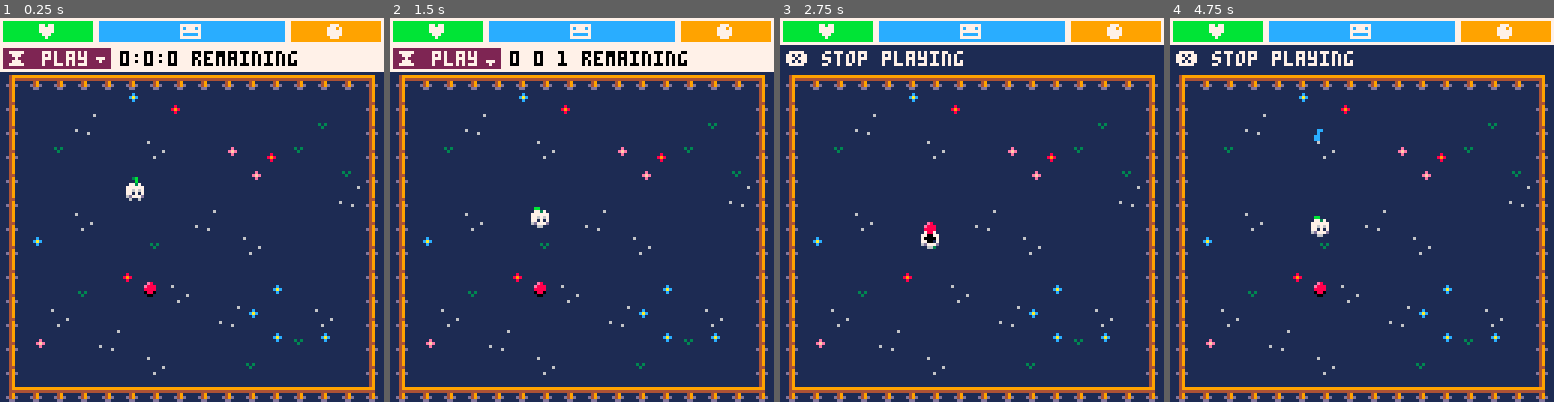
Above: before the commit, frames 1-4 (left to right).
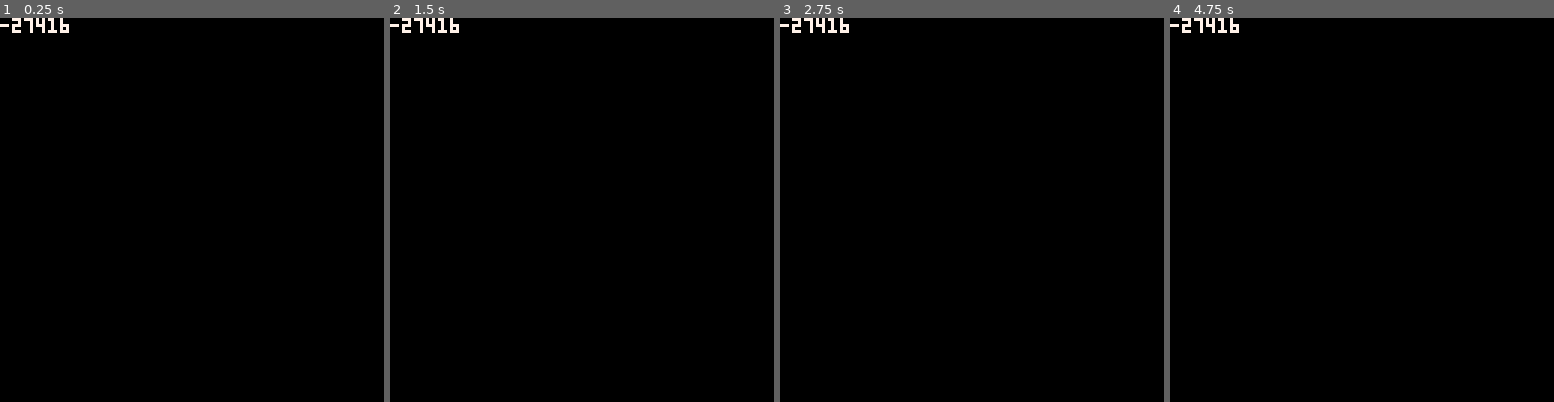
Above: after the commit, the same moments.

Repository: Skylarity/turnip-tot
Game: PICO-8 cartridge turnip-tot.p8
Two runs of this game, one before a commit and one after it. Both use one fixed random seed, a clock stepped at 60 frames per second and the inputs below.
Inputs:
- Up to frame 1 (0.25 s): no input
- Up to frame 2 (1.5 s): tap X (X key) at 0.33, 1.07 s; tap O (Z key) at 0.7 s
- Up to frame 3 (2.75 s): hold Right 1.6-2.1 s; tap O (Z key) at 1.7, 2.1, 2.5 s; tap X (X key) at 1.85 s; hold Up 2.15-2.42 s; hold Right from 2.47 s (still down)
- Up to frame 4 (4.75 s): tap O (Z key) every 0.4 s from 2.9 to 4.5 s; tap X (X key) at 2.97, 4.08 s; release Right at 3.03 s; hold Left 3.08-3.58 s; hold Down 3.63-3.97 s; hold Right 4.02-4.68 s; hold Up from 4.73 s (still down)

The runs differ from the first frame. In frame 1, 99% of the frame differs, in the area x 0-100%, y 0-100%; in frame 2, 99%; in frame 3, 100%; in frame 4, 100%.

Commit message:
Working more on time stuff

Diff:
--- a/turnip-tot.p8
+++ b/turnip-tot.p8
@@ -181,70 +181,24 @@
 	dset(save_second,tm.second)
 end
 
-function is_leap(y)
-	return y%4==0
-				and y%100==0
-				and y%400==0
-end
-
-function month_days(y,m)
-	local days
-
-	if m == 1 then
-		-- january
-		days = 31
-	elseif m == 2 then
-		-- february
-		if is_leap(y) then
-			-- leap year
-			days = 29
-		else
-			days = 28
-		end
-	elseif m == 3 then
-		-- march
-		days = 31
-	elseif m == 4 then
-		-- april
-		days = 30
-	elseif m == 5 then
-		-- may
-		days = 31
-	elseif m == 6 then
-		-- june
-		days = 30
-	elseif m == 7 then
-		-- july
-		days = 31
-	elseif m == 8 then
-		-- august
-		days = 31
-	elseif m == 9 then
-		-- september
-		days = 30
-	elseif m == 10 then
-		-- october
-		days = 31
-	elseif m == 11 then
-		-- november
-		days = 30
-	elseif m == 12 then
-		-- december
-		days = 31
-	end
-
-	return days
-end
-
 function get_timestamp(tm)
-	local y_days = not is_leap(tm.year) and 365 or 366
-	local m_days = month_days(tm.year,tm.month)
 	return tm.second
 			+ (tm.minute*60)
-			+ (tm.hour*60*60)
-			+ (tm.day*24*60*60)
-			+ (tm.month*m_days*24*60*60)
-			+ (tm.year*y_days*24*60*60)
+			+ (tm.hour*3600)
+			+ (tm.day*86400)
+			+ (tm.month*2629743)
+			+ (tm.year*31556926)
+end
+
+function split_ts(ts)
+	return {
+		year = flr(ts/31556926),
+		month = flr(ts/2629743),
+		day = flr(ts/86400),
+		hour = flr(ts/3600),
+		minute = flr(ts/60),
+		second = ts,
+	}
 end
 
 function time_diff(pt)
@@ -748,17 +702,27 @@
 	rect(38,9,127,17,7)
 	-- label
 	local flasher = flr(time()*2)%2==0 and ":" or " "
-	local hour = flr(time()/60/60)%12
-	local minute = flr(time()/60)%60
-	local second = flr(time())%60
+
+	-- time until ready
+	local ts = get_timestamp({
+		year=2019,
+		month=2,
+	  day=14,
+		hour=18,
+		minute=42,
+		second=24
+	})
+	local date = split_ts(ts)
+	cls()
+	stop(ts)
+	stop("year: "..date.year
+		..", month: "..date.month
+		..", day: "..date.day
+		..", hour: "..date.hour
+		..", minute: "..date.minute
+		..", second: "..date.second)
 
 	local str = ""
-	str ..= tostr(hour)
-	str ..= flasher
-	str ..= tostr(minute)
-	str ..= flasher
-	str ..= tostr(second)
-	str ..= " remaining"
 
 	if ready then str = "ready" end
 
